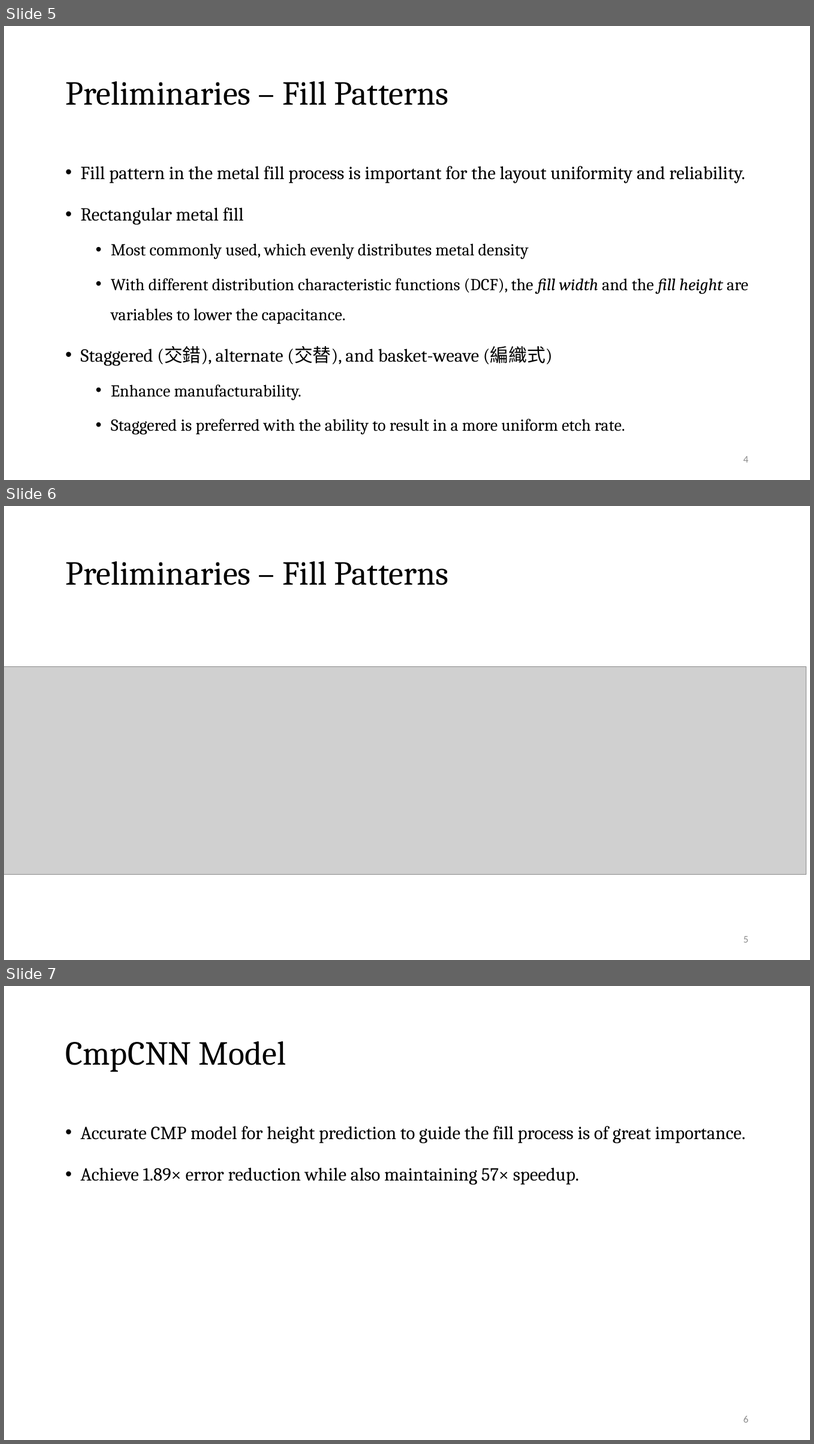
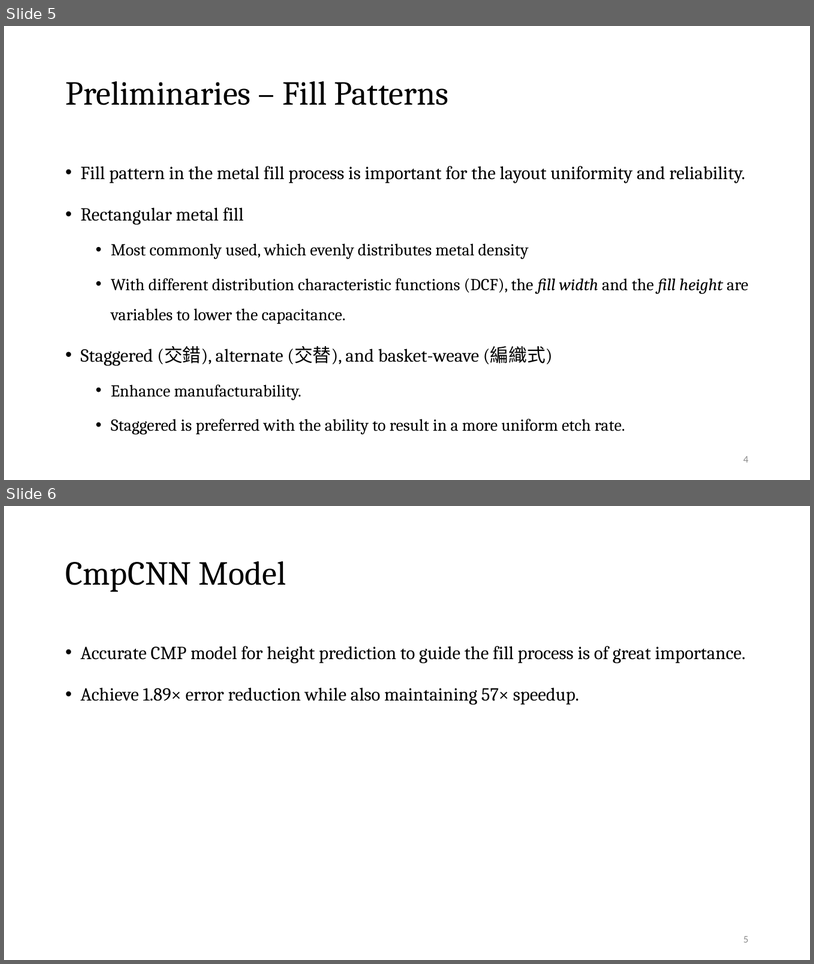
Before and after one commit to Pacific-Feng-Studuies/Studied-Papers, a slide deck: DAC2024/MOGA-CmpCNN/MOGA-CmpCNN A Multi-Objective Genetic Algorithm Intergrated with CmpCNN Model for CMP-Aware Metal Fill.pptx. Shown one above the other, each under a label of ours: slides 5, 6 and 7 before the commit, slides 5 and 6 after it. The pictures are 814x1444 and 814x964 pixels, drawn with LibreOffice and Linux fonts; fonts in the diff are those of the drawing; grey boxes stand for pictures. Boxes give left, top, right and bottom in pixels: in the first picture for what was removed or moved away, otherwise in the second. Text is boxed around its words. In the diff, an @@ line names an element or a change of style, - is before the commit and + after.

```diff
--- a/DAC2024/MOGA-CmpCNN/MOGA-CmpCNN A Multi-Objective Genetic Algorithm Intergrated with CmpCNN Model for CMP-Aware Metal Fill.pptx
+++ b/DAC2024/MOGA-CmpCNN/MOGA-CmpCNN A Multi-Objective Genetic Algorithm Intergrated with CmpCNN Model for CMP-Aware Metal Fill.pptx
@@ slide 6 removed at bbox=[4, 506, 810, 960], background #FFFFFF @@
@@ title removed at bbox=[65, 561, 449, 585] @@
-Preliminaries – Fill Patterns
@@ picture removed at bbox=[4, 666, 807, 874] @@
@@ page number removed at bbox=[744, 936, 749, 942] @@
-5
@@ what was slide 7 is now slide 6 @@
@@ page number at bbox=[744, 936, 749, 942]: text changed @@
-6
+5
```
Also in this commit, not shown: 5 slides added.
